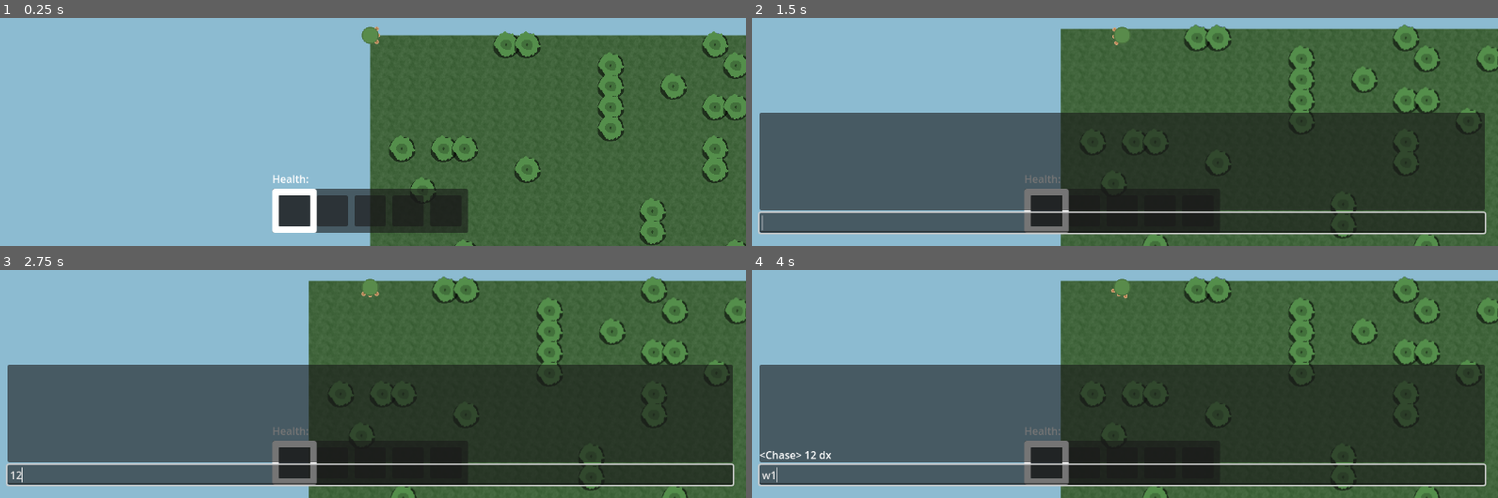
Above: before the commit, frames 1-4 (two rows, left to right).
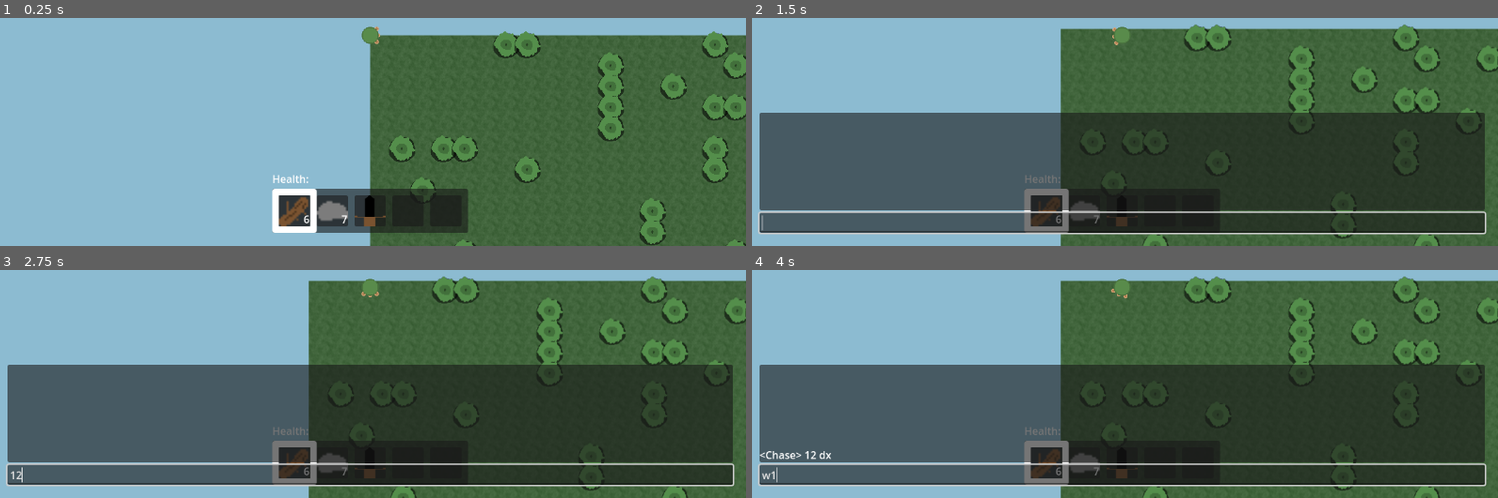
Above: after the commit, the same moments.

Repository: artmouse155/lets_survive
Game: Godot game, scene res://Scenes/WorldTest.tscn
The game is run twice, just before and just after one commit, with the same random seed, the same clock (stepped at 60 frames per second) and the same inputs.
Inputs (mouse positions are in pixels of both pictures, inside the frame that each line leads up to):
- Up to frame 1 (0.25 s): no input
- Up to frame 2 (1.5 s): tap Enter at 0.5 s; press the mouse at (1125, 36) at 0.53 s; hold D (right) 0.53-1.28 s; move the mouse to (968, 56) at 1.27 s; release the mouse at (968, 56) at 1.28 s; hold S (down) from 1.28 s (still down); tap T (chat) at 1.35 s
- Up to frame 3 (2.75 s): release S (down) at 2 s; click (373, 475) at 2.02 s; type "12" at 2.1 s
- Up to frame 4 (4 s): tap Space at 2.75 s; move the mouse to (outside the picture) at 2.77 s; hold D (right) 2.78-3.53 s; tap X (drop) at 2.85 s; tap Enter at 3.5 s; move the mouse to (1087, 372) at 3.52 s; hold W (up) from 3.53 s (still down); tap 1 (select_0) at 3.6 s; click (1087, 372) at 3.67 s

The runs differ from the first frame. In frame 1, 0.8% of the frame differs, in the area x 37-52%, y 77-92%; in frame 2, 0.5%; in frame 3, 0.5%; in frame 4, 0.5%.
Error before the commit: Invalid call. Nonexistent function 'get_tool_type' in base 'Resource'. (res://Scripts/CustomResource/item.gd:34)

Commit message:
🚧(item structure) Using ItemData
Tried to define the giant item_data dict in item_data.gd, but that caused errors.

Diff:
--- a/Resources/Items/cool_sword.tres
+++ b/Resources/Items/cool_sword.tres
@@ -8,4 +8,5 @@
 script = ExtResource("1_8tqlv")
 _icon = ExtResource("1_b4jhe")
 _max_amount = 1
+_tool_type = 2
 metadata/_custom_type_script = "uid://w82p7ap6838j"
--- a/Scripts/CustomResource/item.gd
+++ b/Scripts/CustomResource/item.gd
@@ -1,14 +1,25 @@
 class_name Item extends Resource
 
 #region item_names
+
+const COOL_SWORD := "cool_sword"
+const STONE := "stone"
 const WOOD := "wood"
-const STONE := "stone"
-const COOL_SWORD := "cool_sword"
+
+#endregion
+
+#region item_data
+const _DEFAULT_ITEM_DATA : ItemData = preload("uid://4rv5ykr3xj2q")
+const _ITEM_DATA : Dictionary[String,ItemData] = {
+	COOL_SWORD : preload("uid://hbvcijgt3nv6"),
+	STONE : preload("uid://csa57185p0hmc"),
+	WOOD : preload("uid://bwekp0hhl047")
+}
 #endregion
 
 enum TOOL_TYPE {NONE, FISTS, SWORD}
 
-@export var item_name : String = "wood"
+@export var item_name : String = WOOD
 @export var item_quantity : int = 1
 
 func is_full() -> bool:
@@ -23,7 +34,9 @@
 	return (tool_type != TOOL_TYPE.NONE)
 
 static func _get_item_data(item : String) -> ItemData:
-	return ItemData.of(item)
+	if item in _ITEM_DATA.keys():
+		return _ITEM_DATA[item]
+	return _DEFAULT_ITEM_DATA
 
 static func static_max(item : String) -> int:
 	var item_data : ItemData = _get_item_data(item)
@@ -31,6 +44,7 @@
 
 static func static_tool_type(item : String) -> TOOL_TYPE:
 	var item_data : ItemData = _get_item_data(item)
+	assert(item_data is ItemData)
 	return item_data.get_tool_type()
 
 static func static_texture(item: String) -> Texture2D:
@@ -52,7 +66,7 @@
 func subtract(quantity : int) -> void:
 	item_quantity -= quantity
 
-func _init(_item_name : String = "wood", _item_quantity : int = 1) -> void:
+func _init(_item_name : String = WOOD, _item_quantity : int = 1) -> void:
 	self.item_name = _item_name
 	self.item_quantity = _item_quantity
 
--- a/Scripts/CustomResource/item_data.gd
+++ b/Scripts/CustomResource/item_data.gd
@@ -1,17 +1,8 @@
 class_name ItemData extends Resource
-
-const _DEFAULT_ITEM_DATA : ItemData = preload("uid://4rv5ykr3xj2q")
-
-#region item_data
-const _DATA : Dictionary[String,ItemData] = {
-	Item.WOOD : preload("uid://bwekp0hhl047"),
-	Item.STONE : preload("uid://csa57185p0hmc"),
-	Item.COOL_SWORD : preload("uid://hbvcijgt3nv6")
-}
-#endregion
 
 @export var _icon : Texture2D = null
 @export var _max_amount : int = 10
+@export var _tool_type : Item.TOOL_TYPE = Item.TOOL_TYPE.NONE
 
 func get_icon() -> Texture2D:
 	return _icon
@@ -20,9 +11,4 @@
 	return _max_amount
 
 func get_tool_type() -> Item.TOOL_TYPE:
-	return Item.TOOL_TYPE.NONE
-
-static func of(item : String) -> ItemData:
-	if item in _DATA.keys():
-		return _DATA[item]
-	return _DEFAULT_ITEM_DATA
+	return _tool_type
--- a/Testing Save Data/test_player.tres
+++ b/Testing Save Data/test_player.tres
@@ -5,11 +5,13 @@
 
 [sub_resource type="Resource" id="Resource_rdge0"]
 script = ExtResource("1_x7qvn")
+item_quantity = 6
 metadata/_custom_type_script = "uid://c4r1h1lajnqwo"
 
 [sub_resource type="Resource" id="Resource_x7qvn"]
 script = ExtResource("1_x7qvn")
 item_name = "stone"
+item_quantity = 7
 metadata/_custom_type_script = "uid://c4r1h1lajnqwo"
 
 [sub_resource type="Resource" id="Resource_78g2t"]
